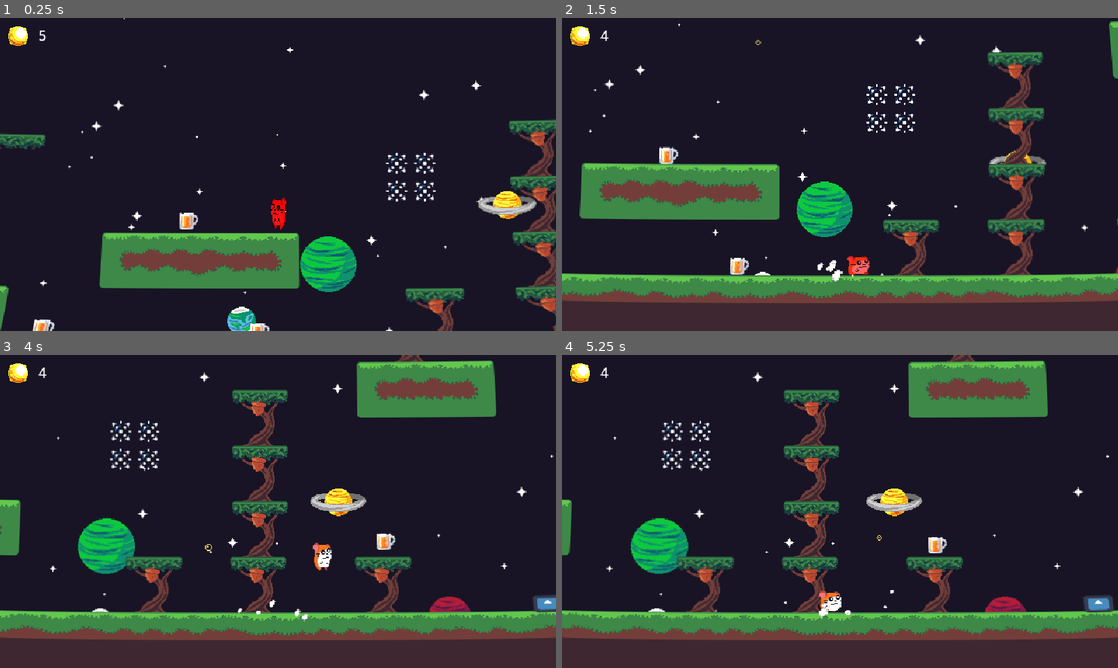
Above: before the commit, frames 1-4 (two rows, left to right).
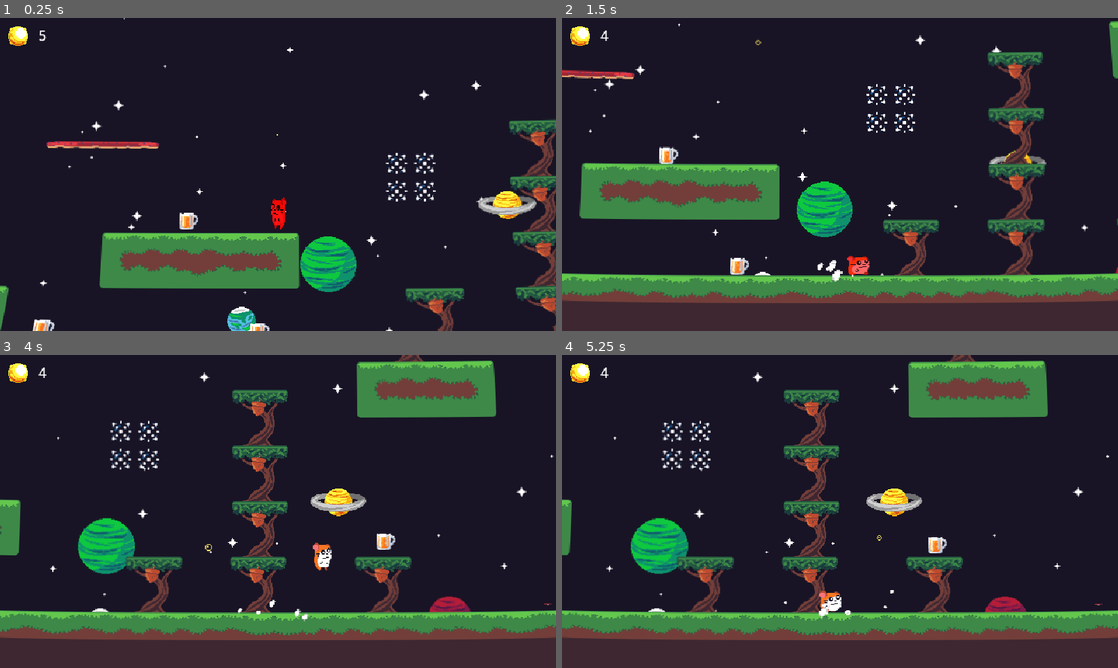
Above: after the commit, the same moments.

Repository: Codex112008/GMTK-2025-Game-Jam
Game: Godot game, scene res://Scenes/Game.tscn
Same seed, same stepped clock (60 frames per second), same inputs: the game is played once before the commit and once after it. The engine's default icon, where the game draws it, is replaced by a stand-in: a white triangle on a blue panel in a dark square.
Inputs:
- Up to frame 1 (0.25 s): no input
- Up to frame 2 (1.5 s): hold D (right) from 0.53 s (still down); tap Space (jump) at 0.77 s
- Up to frame 3 (4 s): tap Space (jump) at 1.52, 3.02, 3.77 s; release D (right) at 2.03 s; hold A (left) 2.03-2.78 s; hold D (right) from 2.78 s (still down)
- Up to frame 4 (5.25 s): release D (right) at 4.28 s; hold A (left) 4.28-5.03 s; tap Space (jump) at 4.52 s; hold D (right) from 5.03 s (still down)

The runs differ from the first frame. In frame 1, 0.8% of the frame differs, in the area x 0-29%, y 36-42%; in frame 2, 0.3%; in frame 3, 0.2%; in frame 4, 0.3%.

Commit message:
moving platform

Diff:
--- a/MovingPlatform.gd
+++ b/MovingPlatform.gd
@@ -1,15 +1,16 @@
 extends Path2D
 
-@export var path_curve : Curve
-var path_follow : PathFollow2D
-var target_ratio : int = 1
+@export var movespeed : float = 10
 
-# Called when the node enters the scene tree for the first time.
-func _ready():
-	path_follow = get_child(1)
+@export_group("References")
+@export var path_follow : PathFollow2D
 
+var timesincestart : float = 0
 
-# Called every frame. 'delta' is the elapsed time since the previous frame.
-func _physics_process(delta):
-	if abs(path_follow.progress_ratio - target_ratio) < 0.1:
-		target_ratio = (target_ratio + 1) % 2
+func _process(delta):
+	timesincestart += movespeed * delta
+
+	path_follow.progress_ratio = (sin(timesincestart + ((3 * PI) / 2)) + 1) / 2
+
+	if timesincestart >= 2 * PI:
+		timesincestart = 0
--- a/Scenes/Bouncepad.tscn
+++ b/Scenes/Bouncepad.tscn
@@ -1,7 +1,9 @@
-[gd_scene load_steps=5 format=3 uid="uid://5s4lfwvulyvp"]
+[gd_scene load_steps=7 format=3 uid="uid://5s4lfwvulyvp"]
 
 [ext_resource type="Script" uid="uid://bdg12am1can0j" path="res://Scripts/Bouncepad.gd" id="1_8yv2l"]
-[ext_resource type="Texture2D" uid="uid://ctgjoplr3snvf" path="res://icon.svg" id="2_ecg2y"]
+[ext_resource type="Texture2D" uid="uid://j780wl26drlx" path="res://Sprites/Mushroom/mushroom1.png" id="2_07hla"]
+[ext_resource type="Texture2D" uid="uid://dhx6xauykyky2" path="res://Sprites/Mushroom/mushroom2.png" id="3_b2nac"]
+[ext_resource type="Texture2D" uid="uid://0w6vrkdn8ins" path="res://Sprites/Mushroom/mushroom3.png" id="4_nn62f"]
 
 [sub_resource type="RectangleShape2D" id="RectangleShape2D_07hla"]
 size = Vector2(32, 26)
@@ -10,17 +12,24 @@
 animations = [{
 "frames": [{
 "duration": 1.0,
-"texture": ExtResource("2_ecg2y")
+"texture": ExtResource("2_07hla")
+}, {
+"duration": 1.0,
+"texture": ExtResource("3_b2nac")
+}, {
+"duration": 1.0,
+"texture": ExtResource("4_nn62f")
 }],
 "loop": true,
-"name": &"default",
+"name": &"bounce",
 "speed": 5.0
 }]
 
-[node name="Bouncepad" type="Area2D"]
+[node name="Bouncepad" type="Area2D" node_paths=PackedStringArray("my_sprite")]
 collision_layer = 0
 collision_mask = 2
 script = ExtResource("1_8yv2l")
+my_sprite = NodePath("AnimatedSprite2D")
 
 [node name="CollisionShape2D" type="CollisionShape2D" parent="."]
 position = Vector2(0, -3)
@@ -29,5 +38,6 @@
 [node name="AnimatedSprite2D" type="AnimatedSprite2D" parent="."]
 scale = Vector2(0.25, 0.15)
 sprite_frames = SubResource("SpriteFrames_b2nac")
+animation = &"bounce"
 
 [connection signal="body_entered" from="." to="." method="_on_body_entered"]
--- a/Scenes/Game.tscn
+++ b/Scenes/Game.tscn
@@ -38,6 +38,8 @@
 
 [node name="game" type="Node2D"]
 
+[node name="InstantiatedNodes" type="Node2D" parent="."]
+
 [node name="postproc_layer" type="CanvasLayer" parent="."]
 
 [node name="curve_effect" type="ColorRect" parent="postproc_layer"]
@@ -200,11 +202,6 @@
 position = Vector2(107, 208)
 texture = ExtResource("14_alh3a")
 
-[node name="InstantiatedNodes" type="Node2D" parent="."]
-
-[node name="Node2D" type="Node2D" parent="."]
-position = Vector2(-959, 90)
-
 [node name="Bouncepad" parent="." instance=ExtResource("20_tfod6")]
 position = Vector2(592, 88)
 
--- a/Scenes/MovingPlatform.tscn
+++ b/Scenes/MovingPlatform.tscn
@@ -1,7 +1,7 @@
 [gd_scene load_steps=5 format=3 uid="uid://44epf0df578d"]
 
 [ext_resource type="Script" uid="uid://b03a7qus0f1tv" path="res://MovingPlatform.gd" id="1_5olv3"]
-[ext_resource type="Texture2D" uid="uid://bhtor10jkavbm" path="res://Sprites/platform.tres" id="2_pbjlq"]
+[ext_resource type="Texture2D" uid="uid://cgufb1yjxivi" path="res://Sprites/Mushroom/movingmushroom.png" id="2_5olv3"]
 
 [sub_resource type="Curve2D" id="Curve2D_cbc1i"]
 resource_local_to_scene = true
@@ -11,23 +11,25 @@
 point_count = 2
 
 [sub_resource type="RectangleShape2D" id="RectangleShape2D_fl5gg"]
-size = Vector2(64, 2)
+size = Vector2(128, 2)
 
-[node name="MovingPlatform" type="Path2D"]
+[node name="MovingPlatform" type="Path2D" node_paths=PackedStringArray("path_follow")]
 curve = SubResource("Curve2D_cbc1i")
 script = ExtResource("1_5olv3")
+path_follow = NodePath("PathFollow2D")
 
 [node name="StaticBody2D" type="StaticBody2D" parent="."]
 
 [node name="Sprite2D" type="Sprite2D" parent="StaticBody2D"]
-texture = ExtResource("2_pbjlq")
+texture = ExtResource("2_5olv3")
 
 [node name="CollisionShape2D" type="CollisionShape2D" parent="StaticBody2D"]
-position = Vector2(0, -6)
 shape = SubResource("RectangleShape2D_fl5gg")
 one_way_collision = true
 
 [node name="PathFollow2D" type="PathFollow2D" parent="."]
+rotates = false
+loop = false
 
 [node name="RemoteTransform2D" type="RemoteTransform2D" parent="PathFollow2D"]
 remote_path = NodePath("../../StaticBody2D")
--- a/Scenes/Player.tscn
+++ b/Scenes/Player.tscn
@@ -116,6 +116,21 @@
 "speed": 24.0
 }]
 
+[sub_resource type="Animation" id="Animation_qidb7"]
+length = 0.001
+tracks/0/type = "value"
+tracks/0/imported = false
+tracks/0/enabled = true
+tracks/0/path = NodePath(".:modulate")
+tracks/0/interp = 1
+tracks/0/loop_wrap = true
+tracks/0/keys = {
+"times": PackedFloat32Array(0),
+"transitions": PackedFloat32Array(1),
+"update": 0,
+"values": [Color(1, 1, 1, 1)]
+}
+
 [sub_resource type="Animation" id="Animation_i2e8t"]
 resource_name = "damage_flash"
 length = 0.5
@@ -130,21 +145,6 @@
 "transitions": PackedFloat32Array(1, 1, 1),
 "update": 0,
 "values": [Color(1, 1, 1, 1), Color(1, 0, 0, 1), Color(1, 1, 1, 1)]
-}
-
-[sub_resource type="Animation" id="Animation_qidb7"]
-length = 0.001
-tracks/0/type = "value"
-tracks/0/imported = false
-tracks/0/enabled = true
-tracks/0/path = NodePath(".:modulate")
-tracks/0/interp = 1
-tracks/0/loop_wrap = true
-tracks/0/keys = {
-"times": PackedFloat32Array(0),
-"transitions": PackedFloat32Array(1),
-"update": 0,
-"values": [Color(1, 1, 1, 1)]
 }
 
 [sub_resource type="AnimationLibrary" id="AnimationLibrary_70hv0"]
--- a/Scripts/Bouncepad.gd
+++ b/Scripts/Bouncepad.gd
@@ -2,6 +2,9 @@
 
 @export var strength : float = 800
 
+@export var my_sprite : AnimatedSprite2D
+
 func _on_body_entered(body:Node2D) -> void:
 	if body is CharacterBody2D:
 		body.velocity.y = -strength
+		my_sprite.play("bounce")
Binary file added: Sprites/Mushroom/movingmushroom.png
Not shown, added: Sprites/Mushroom/movingmushroom.png.import
Binary file added: Sprites/Mushroom/mushroom1.png
Not shown, added: Sprites/Mushroom/mushroom1.png.import
Binary file added: Sprites/Mushroom/mushroom2.png
Not shown, added: Sprites/Mushroom/mushroom2.png.import
Binary file added: Sprites/Mushroom/mushroom3.png
Not shown, added: Sprites/Mushroom/mushroom3.png.import
